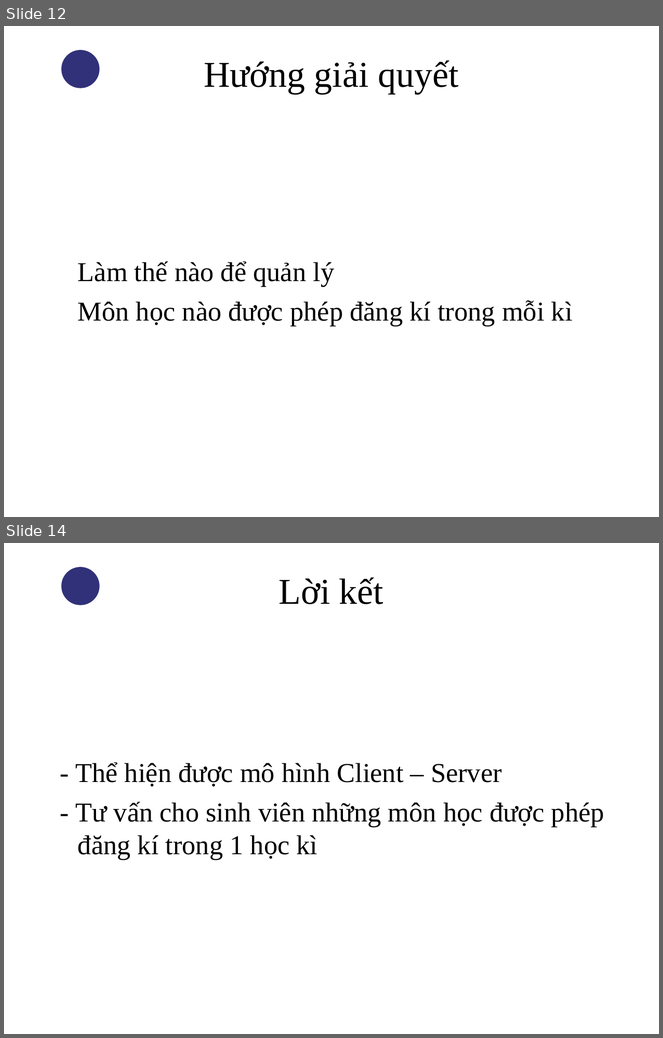
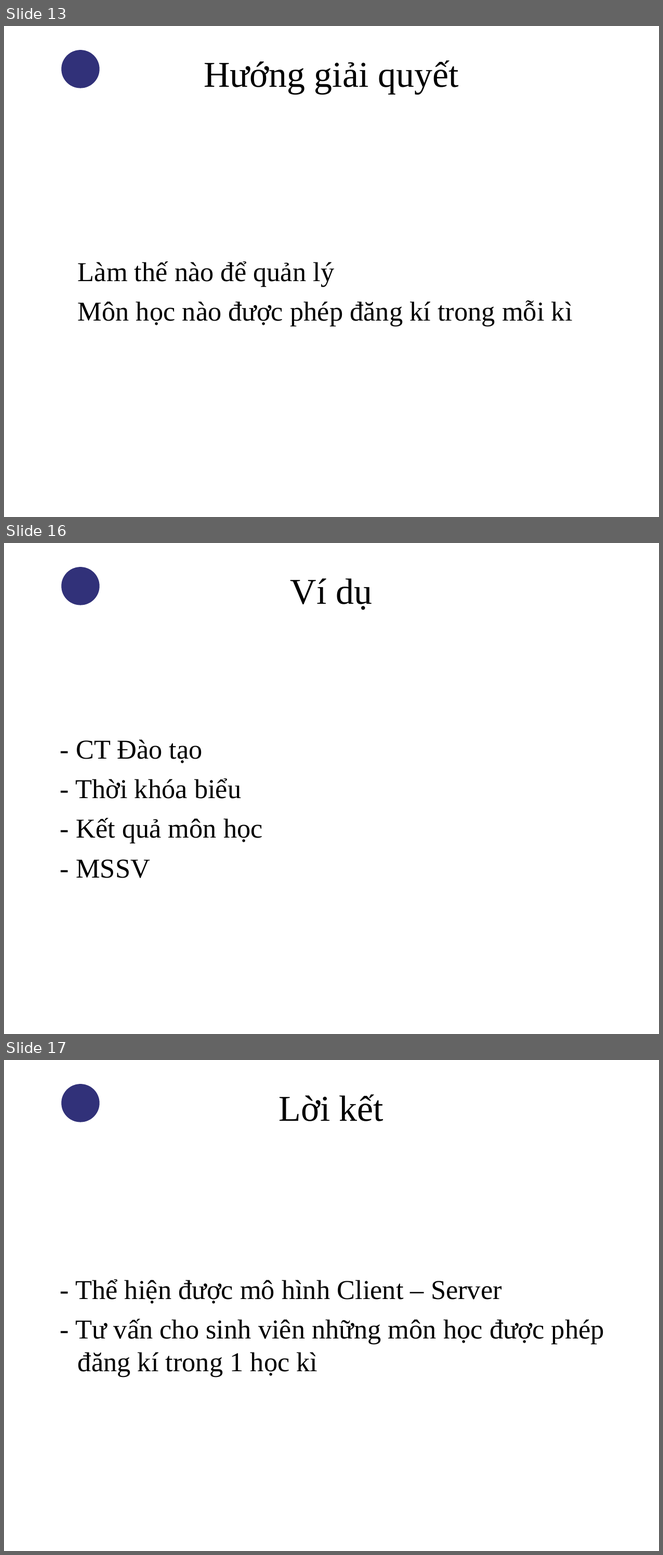
Before and after one commit to thandang/thesis-final, a slide deck: Reports/Slide bao cao.ppt. Shown one above the other, each under a label of ours: slides 12 and 14 before the commit, slides 13, 16 and 17 after it; the slides between them are not shown. The pictures are 663x1038 and 663x1555 pixels, drawn with LibreOffice and Linux fonts; fonts in the diff are those of the drawing; background and template pictures are left out. Boxes give left, top, right and bottom in pixels: in the first picture for what was removed or moved away, otherwise in the second. Text is boxed around its words. In the diff, an @@ line names an element or a change of style, - is before the commit and + after.

```diff
--- a/Reports/Slide bao cao.ppt
+++ b/Reports/Slide bao cao.ppt
@@ slide 16 added at box(4, 543, 659, 1034), background picture (left out); not listed: 1 template element that a slide beside it also shows @@
@@ title added at box(291, 578, 372, 610), 40 pt, text #000000 @@
+Ví dụ
@@ text added at box(75, 740, 263, 878), 30 pt, text #000000 @@
+- CT Đào tạo
+- Thời khóa biểu
+- Kết quả môn học
+- MSSV
@@ what was slide 12 is now slide 13 @@
@@ what was slide 14 is now slide 17 @@
```
Also in this commit, not shown: 4 slides changed, 2 other slides added.
